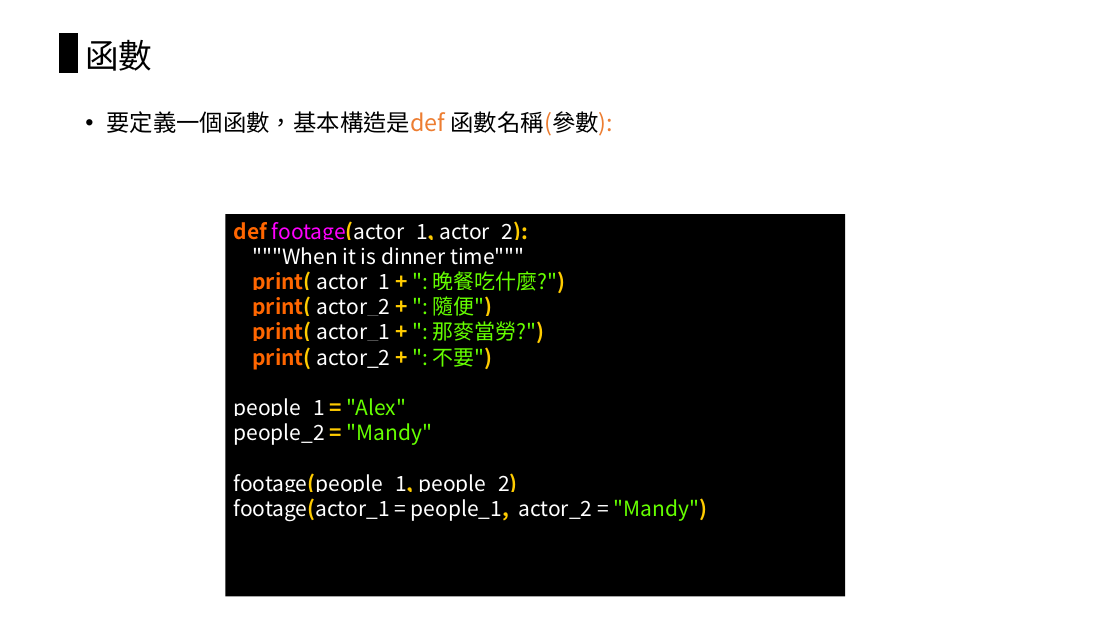
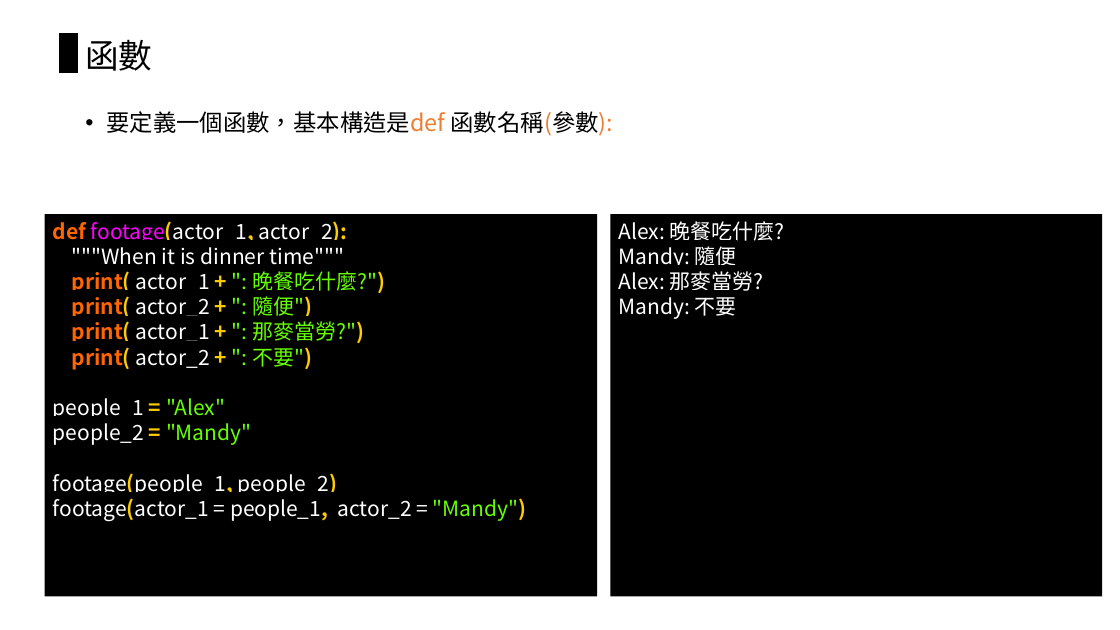
Before and after one commit to chiachin-yen/NCKU_workshop_2018, a slide deck: slide 57 of 2018_Eink工作營.pptx (slide 53 before the commit). Drawn at 1120x630 pixels with LibreOffice and Linux fonts; fonts in the diff are those of the drawing. Boxes give left, top, right and bottom in pixels: in the first picture for what was removed or moved away, otherwise in the second. Text is boxed around its words. In the diff, an @@ line names an element or a change of style, - is before the commit and + after.

```diff
--- a/2018_Eink工作營.pptx
+++ b/2018_Eink工作營.pptx
@@ rectangle "def footage(actor_1, actor_2):": place and size @@
-rectangle "def footage(actor_1, actor_2):" at (225, 214, 845, 597)
+rectangle "def footage(actor_1, actor_2):" at (45, 214, 597, 597)
@@ rectangle added at (611, 214, 1102, 597), fill #000000, 18 pt, text #FFFFFF @@
+Alex: 晚餐吃什麼?
+Mandy: 隨便
+Alex: 那麥當勞?
+Mandy: 不要
```
Also in this commit, not shown: 27 other slides changed, 9 slides added, 2 slides removed, 6 other files.
